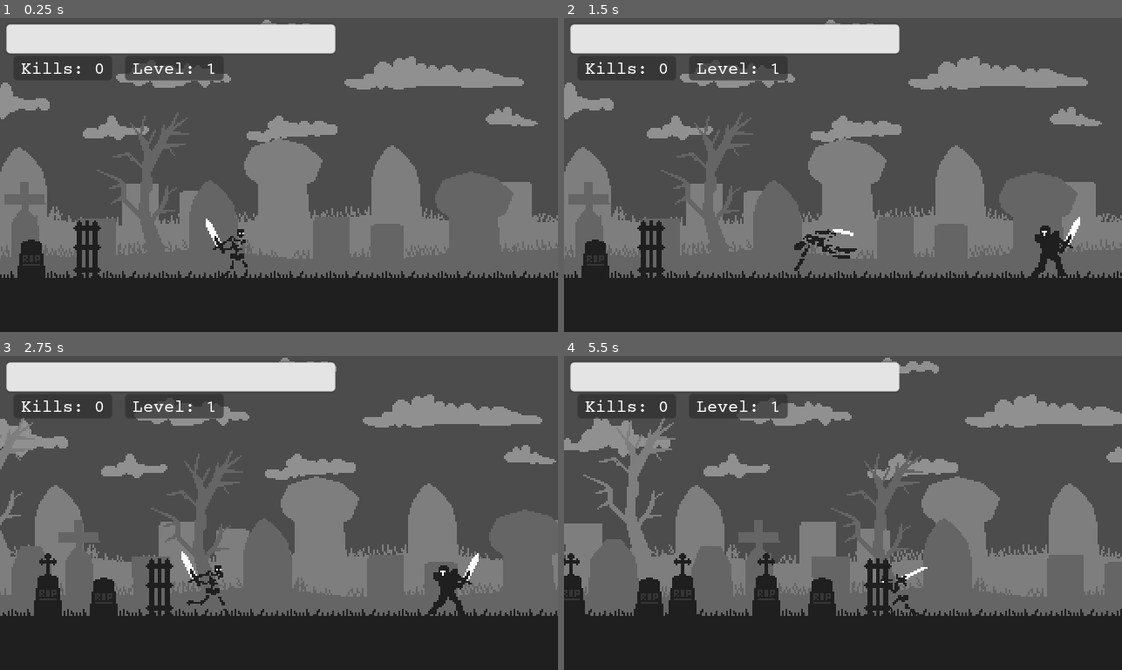
Above: before the commit, frames 1-4 (two rows, left to right).
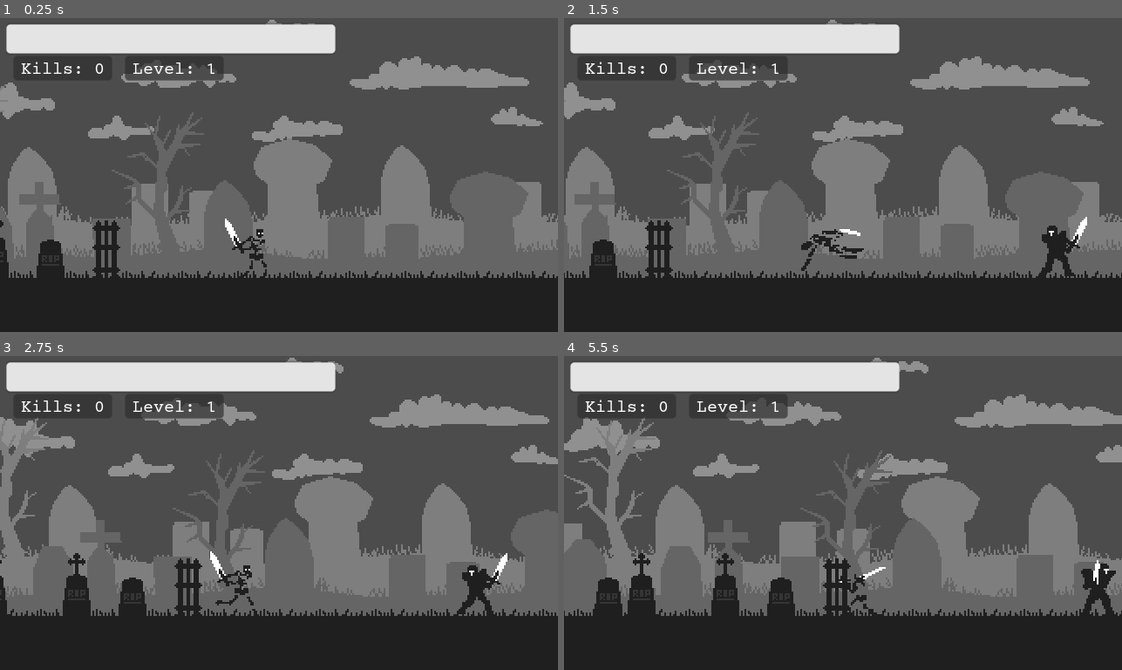
Above: after the commit, the same moments.

Repository: dw3nt/hb-grave-in-godot
Game: Godot game, scene res://Graveyard.tscn
The game is run twice, just before and just after one commit, with the same random seed, the same clock (stepped at 60 frames per second) and the same inputs.
Inputs:
- Up to frame 1 (0.25 s): no input
- Up to frame 2 (1.5 s): hold D (move_right) 0.53-1.28 s; tap K (attack) at 0.6 s; hold A (move_left) from 1.28 s (still down); tap Space (roll) at 1.35 s
- Up to frame 3 (2.75 s): release A (move_left) at 2.03 s; hold D (move_right) from 2.03 s (still down); tap K (attack) at 2.1 s
- Up to frame 4 (5.5 s): tap Space (roll) at 2.85, 4.35 s; release D (move_right) at 3.53 s; hold A (move_left) from 3.53 s (still down); tap K (attack) at 3.6, 5.1 s

The runs differ from the first frame. In frame 1, 15% of the frame differs, in the area x 0-100%, y 0-83%; in frame 2, 8.7%; in frame 3, 20%; in frame 4, 25%.

Commit message:
adjust camera drag to see behind player more

Diff:
--- a/Skeleton.tscn
+++ b/Skeleton.tscn
@@ -512,8 +512,8 @@
 drag_margin_v_enabled = false
 smoothing_enabled = true
 smoothing_speed = 2.5
-drag_margin_left = 0.4
-drag_margin_right = 0.4
+drag_margin_left = 0.25
+drag_margin_right = 0.25
 
 [node name="ExpCollect" type="Area2D" parent="."]
 collision_layer = 32
